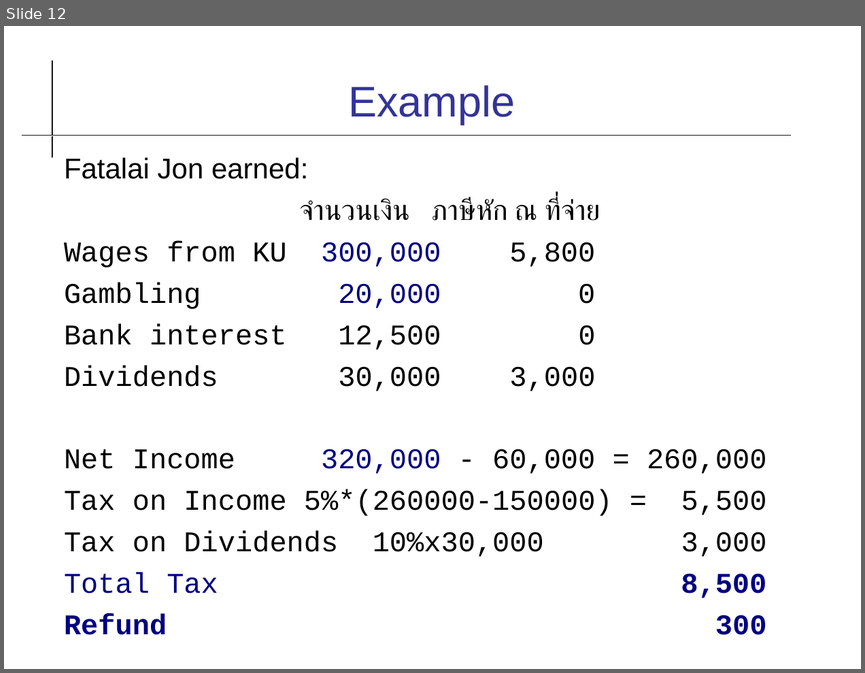
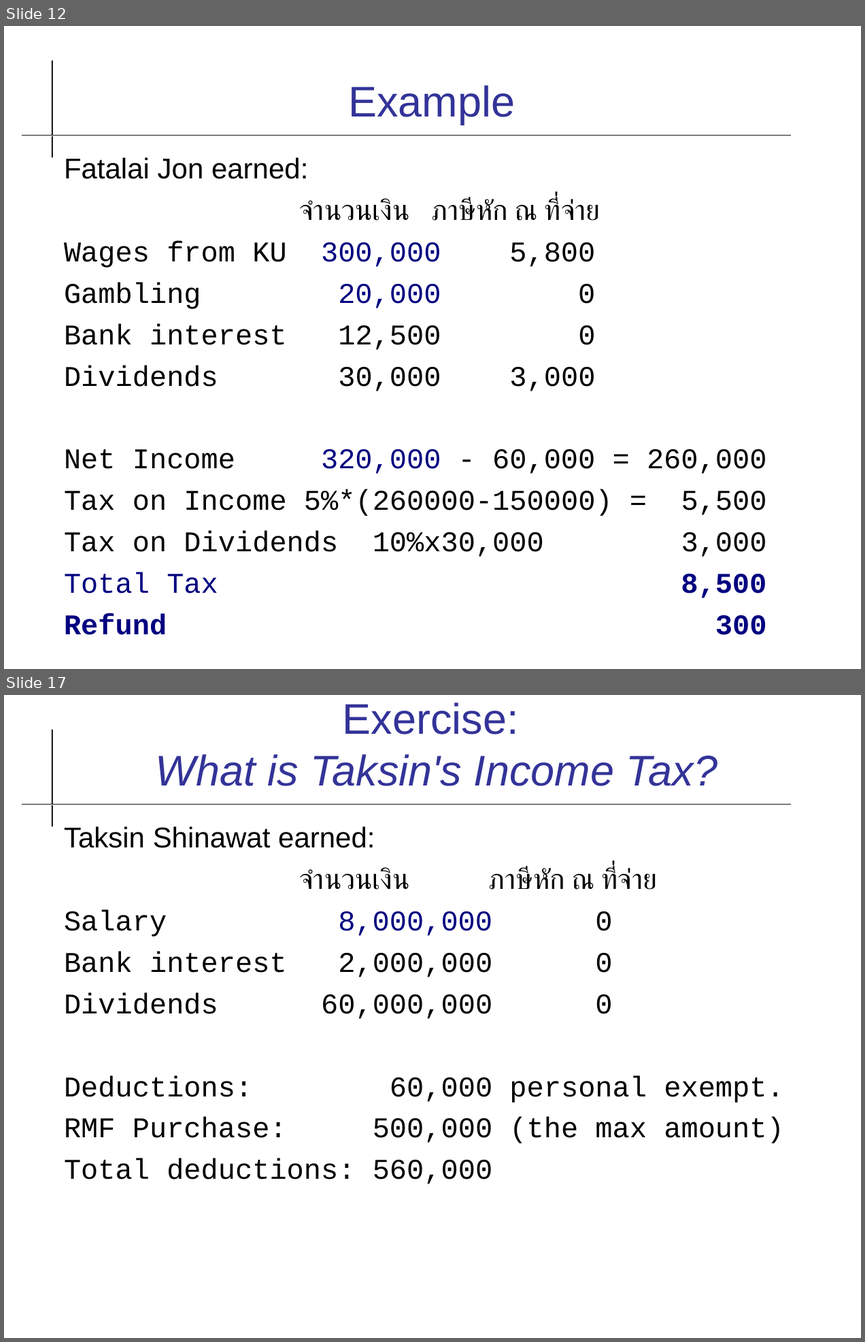
Before and after one commit to cpske/ISP, a slide deck: review/Week13-2022 Review Agile and Thai Tax.odp. Shown one above the other, each under a label of ours: slide 12 before the commit, slides 12 and 17 after it; the slides between them are not shown. The pictures are 865x673 and 865x1342 pixels, drawn with LibreOffice and Linux fonts; fonts in the diff are those of the drawing. Boxes give left, top, right and bottom in pixels: in the first picture for what was removed or moved away, otherwise in the second. Text is boxed around its words. In the diff, an @@ line names an element or a change of style, - is before the commit and + after.

```diff
--- a/review/Week13-2022 Review Agile and Thai Tax.odp
+++ b/review/Week13-2022 Review Agile and Thai Tax.odp
@@ slide 17 added at (4, 695, 861, 1338), background #FFFFFF; not listed: 2 template elements that a slide beside it also shows @@
@@ title added at (156, 702, 717, 786), 36 pt, text #333399, italic @@
+Exercise:
+What is Taksin's Income Tax?
@@ text added at (64, 826, 783, 1184), 24 pt, text #000000 @@
+Taksin Shinawat earned:
+จำนวนเงิน ภาษีหัก ณ ที่จ่าย
+Salary 8,000,000 0
+Bank interest 2,000,000 0
+Dividends 60,000,000 0
+Deductions: 60,000 personal exempt.
+RMF Purchase: 500,000 (the max amount)
+Total deductions: 560,000
```
Also in this commit, not shown: 5 slides changed, 3 other slides added, 1 slide removed, 2 other files.
